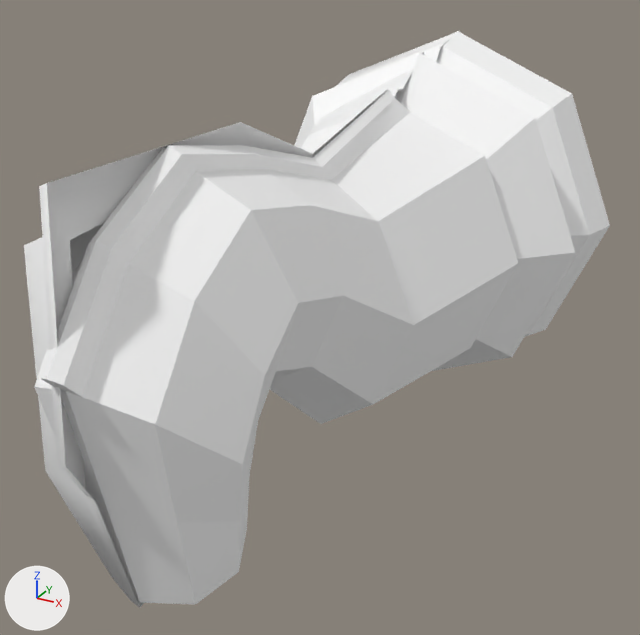
The OBJ model res/models/horse/model.obj as it was, and as the next commit left it.
Before and after are seen from a camera (50 mm lens) standing at (2.78, -7.53, 2.3) and looking at (0.05, -2.57, -0.18). Arrows for +X, +Y and +Z are at lower left; the lights stay in place. Where no turn or scale is listed for an object, it has been applied to the vertices.

The scene before the commit, as lines of its bpy script (objects in view):
```python
me_obj1 = bpy.data.meshes.new('obj1')
me_obj1.from_pydata(...)  # 79 vertices, 130 faces; spans x -1.5..0.0, y -4.98..0.0, z -1.5..1.5
me_obj1.materials.append(mat_mat0)  # white #ffffff
me_obj2 = bpy.data.meshes.new('obj2')
me_obj2.from_pydata(...)  # 144 vertices, 284 faces; spans x -1.46..1.46, y -5.03..-0.05, z -1.5..1.5
me_obj2.materials.append(mat_mat0)  # white #ffffff
ob_obj1 = bpy.data.objects.new('obj1', me_obj1)
ob_obj1.location = (0.0, 0.0, 0.0)
ob_obj2 = bpy.data.objects.new('obj2', me_obj2)
ob_obj2.location = (0.0, 0.0, 0.0)
```
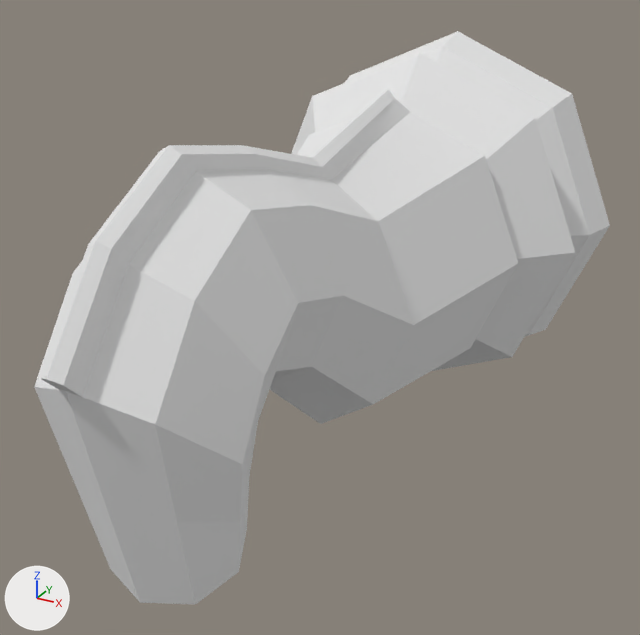
Where the change shows, as pixel boxes (x1, y1, x2, y2) in the pictures (640 x 635 px):
```json
{"object": "obj2", "change": "recoloured", "before": [34, 31, 610, 604], "after": [34, 31, 610, 604]}
{"object": "obj1", "change": "deleted", "before": [24, 31, 460, 608]}
```

The change, as JSON lines over the scene's bpy script:
```json
{"op": "add", "block": "mat_material", "code": ["mat_material = principled_material('Material')", "mat_material.base_color = (0.8, 0.8, 0.8)  # white #e7e7e7", "mat_material.roughness = 1.0"]}
{"block": "me_obj2", "where": "me_obj2.from_pydata(...)  # 144 vertices, 284 faces; spans x -1.46..1.46, y -5.03..-0.05, z -1.5..1.5"}
{"op": "remove", "block": "me_obj2", "code": "me_obj2.materials.append(mat_mat0)  # white #ffffff"}
{"op": "add", "block": "me_obj2", "code": "me_obj2.materials.append(mat_material)  # white #e7e7e7"}
{"op": "remove", "block": "ob_obj1", "code": ["ob_obj1 = bpy.data.objects.new('obj1', me_obj1)", "ob_obj1.location = (0.0, 0.0, 0.0)"]}
```
